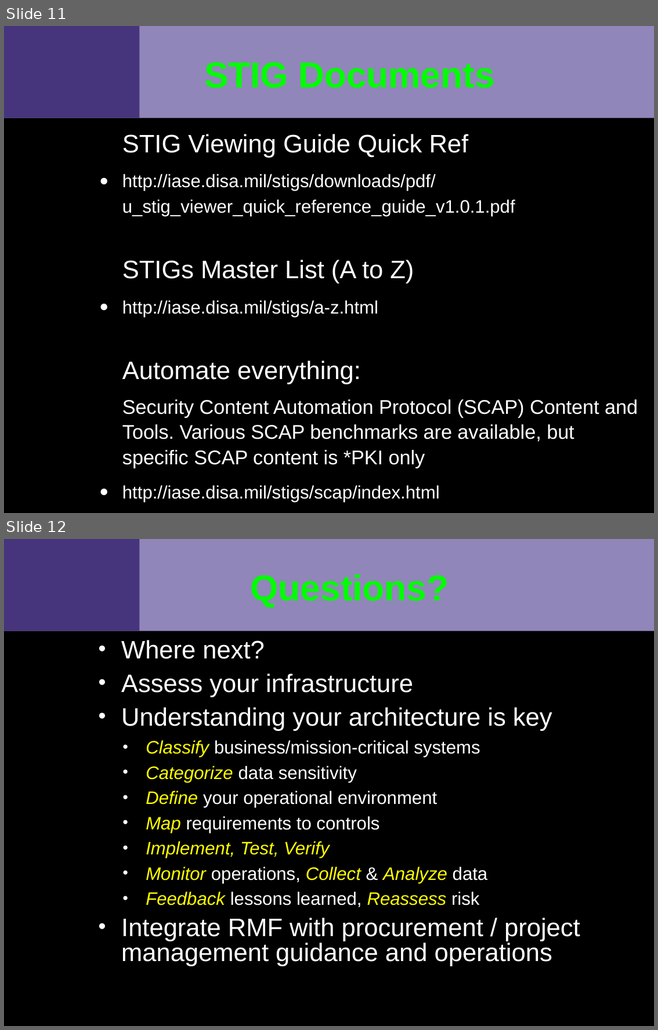
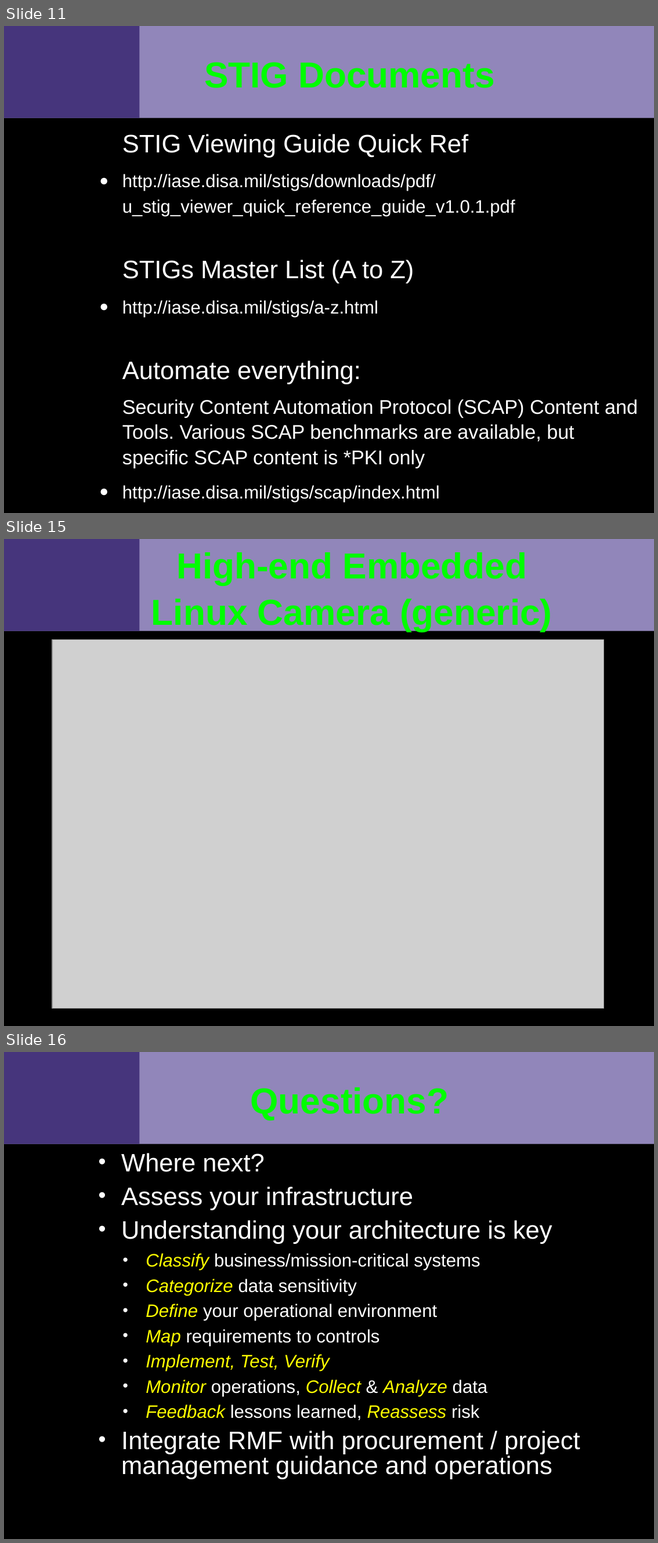
Before and after one commit to VCTLabs/elc2015-presentations, a slide deck: security_IoT/security_assessment_slides.odp. Shown one above the other, each under a label of ours: slides 11 and 12 before the commit, slides 11, 15 and 16 after it; the slides between them are not shown. The pictures are 658x1030 and 658x1543 pixels, drawn with LibreOffice and Linux fonts; fonts in the diff are those of the drawing; grey boxes stand for pictures; background and template pictures are left out. Boxes give left, top, right and bottom in pixels: in the first picture for what was removed or moved away, otherwise in the second. Text is boxed around its words. In the diff, an @@ line names an element or a change of style, - is before the commit and + after.

```diff
--- a/security_IoT/security_assessment_slides.odp
+++ b/security_IoT/security_assessment_slides.odp
@@ slide 15 added at [4,539,654,1026], background #000000; not listed: 2 template elements that a slide beside it also shows @@
@@ title added at [151,552,552,631], 40 pt, text #00FF00, bold @@
+High-end Embedded Linux Camera (generic)
@@ picture added at [52,640,603,1009] @@
@@ what was slide 12 is now slide 16 @@
```
Also in this commit, not shown: 8 slides changed, 3 other slides added, 2 other files.
